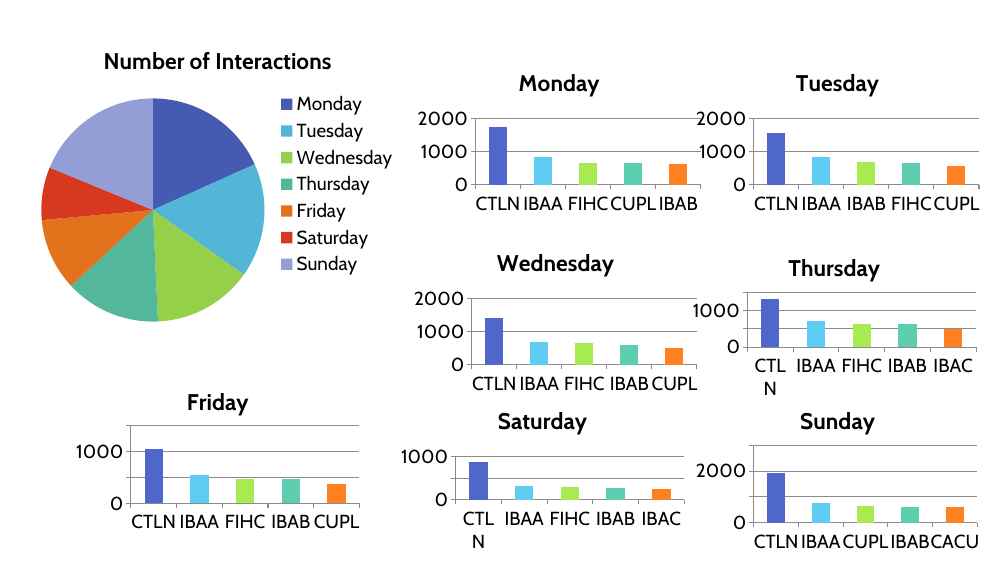
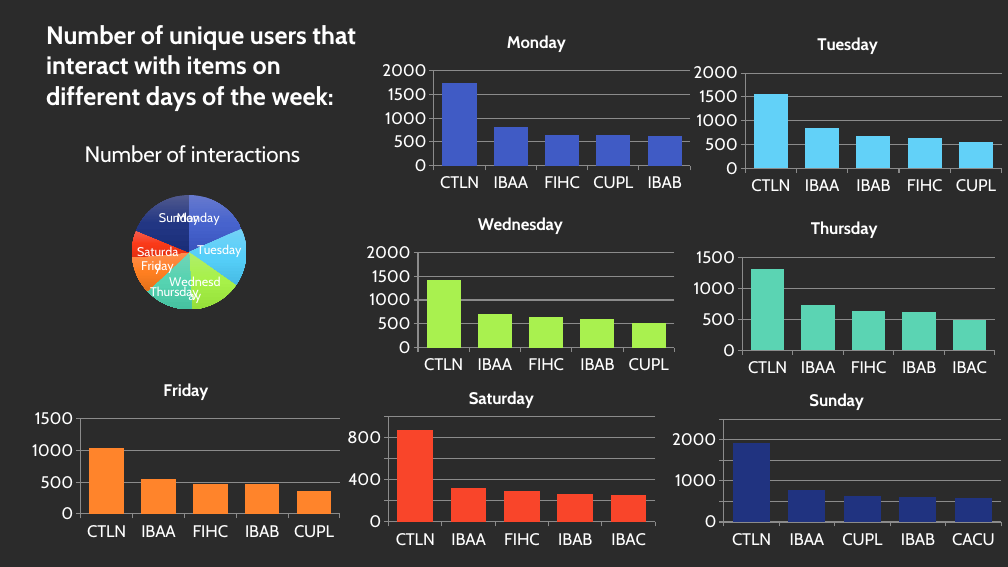
Before and after one commit to lizesteyn/FNBdataquest, a slide deck: slide 13 of Presentation1.pptx (slide 14 before the commit). Drawn at 1008x567 pixels with LibreOffice and Linux fonts; fonts in the diff are those of the drawing; background and template pictures are left out; a plain dark background stands for a picture behind light text. Boxes give left, top, right and bottom in pixels: in the first picture for what was removed or moved away, otherwise in the second. Text is boxed around its words. In the diff, an @@ line names an element or a change of style, - is before the commit and + after.

Commit message:
presentation update

```diff
--- a/Presentation1.pptx
+++ b/Presentation1.pptx
@@ text added at <box>46,25,356,111</box>, 24 pt, text #FFFFFF, bold @@
+Number of unique users that interact with items on different days of the week:
@@ column chart at <box>376,20,696,197</box> @@
@@ colours of single points changed @@
@@ bar spacing changed @@
@@ lettering changed @@
@@ column chart: place and size @@
-column chart at <box>412,55,707,219</box>
+column chart at <box>376,20,696,197</box>
@@ column chart at <box>687,23,1008,200</box> @@
@@ colours of single points changed @@
@@ bar spacing changed @@
@@ lettering changed @@
@@ column chart: place and size @@
-column chart at <box>690,55,985,219</box>
+column chart at <box>687,23,1008,200</box>
@@ pie chart at <box>39,129,346,349</box> @@
@@ title "Number of Interactions" to "Number of interactions " @@
-Number of Interactions: 18, 17, 14, 14, 10, 8, 19
+Series 1: 18, 17, 14, 14, 10, 8, 19
@@ data labels of Series 1 added @@
@@ colours of single points changed @@
@@ legend changed @@
@@ lettering changed @@
@@ pie chart: place and size @@
-pie chart at <box>31,30,405,339</box>
+pie chart at <box>39,129,346,349</box>
@@ column chart at <box>360,202,681,379</box> @@
@@ colours of single points changed @@
@@ bar spacing changed @@
@@ lettering changed @@
@@ column chart: place and size @@
-column chart at <box>408,236,703,399</box>
+column chart at <box>360,202,681,379</box>
@@ column chart at <box>687,206,1001,381</box> @@
@@ colours of single points changed @@
@@ bar spacing changed @@
@@ lettering changed @@
@@ column chart: place and size @@
-column chart at <box>687,240,982,404</box>
+column chart at <box>687,206,1001,381</box>
@@ column chart at <box>26,368,346,545</box> @@
@@ colours of single points changed @@
@@ bar spacing changed @@
@@ lettering changed @@
@@ column chart: place and size @@
-column chart at <box>70,374,365,538</box>
+column chart at <box>26,368,346,545</box>
@@ column chart at <box>341,376,662,553</box> @@
@@ colours of single points changed @@
@@ bar spacing changed @@
@@ lettering changed @@
@@ column chart: place and size @@
-column chart at <box>395,393,690,557</box>
+column chart at <box>341,376,662,553</box>
@@ column chart at <box>665,378,1008,553</box> @@
@@ colours of single points changed @@
@@ bar spacing changed @@
@@ lettering changed @@
@@ column chart: place and size @@
-column chart at <box>690,393,985,557</box>
+column chart at <box>665,378,1008,553</box>
```
Also in this commit, not shown: 2 other slides changed, 1 slide added, 1 slide removed.
